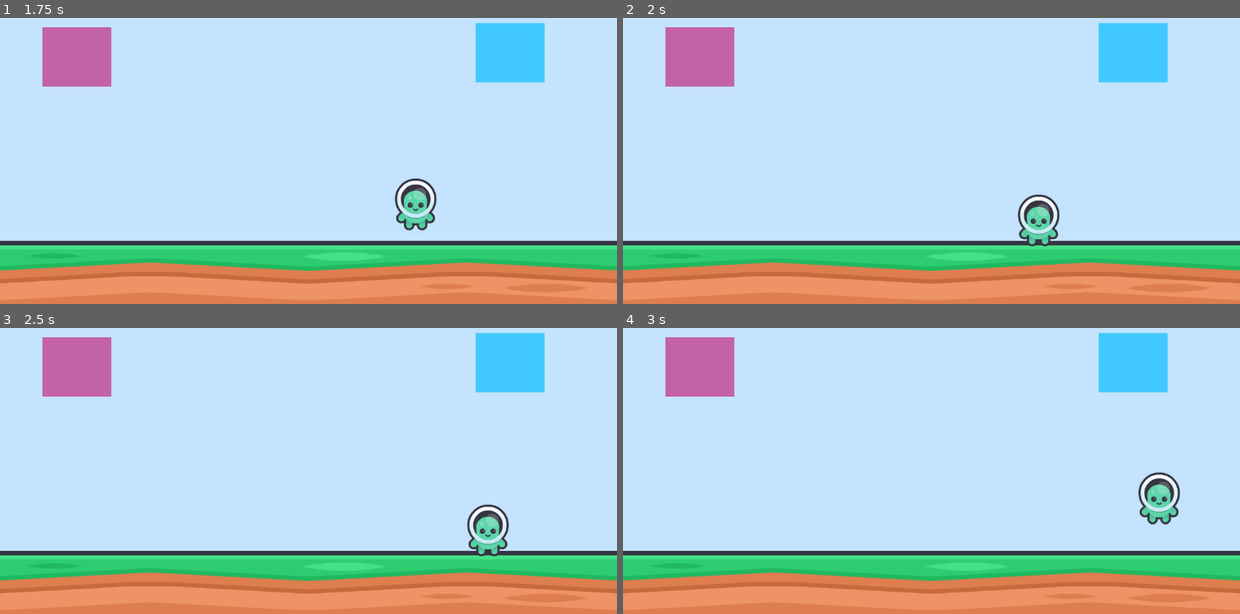
Above: before the commit, frames 1-4 (two rows, left to right).
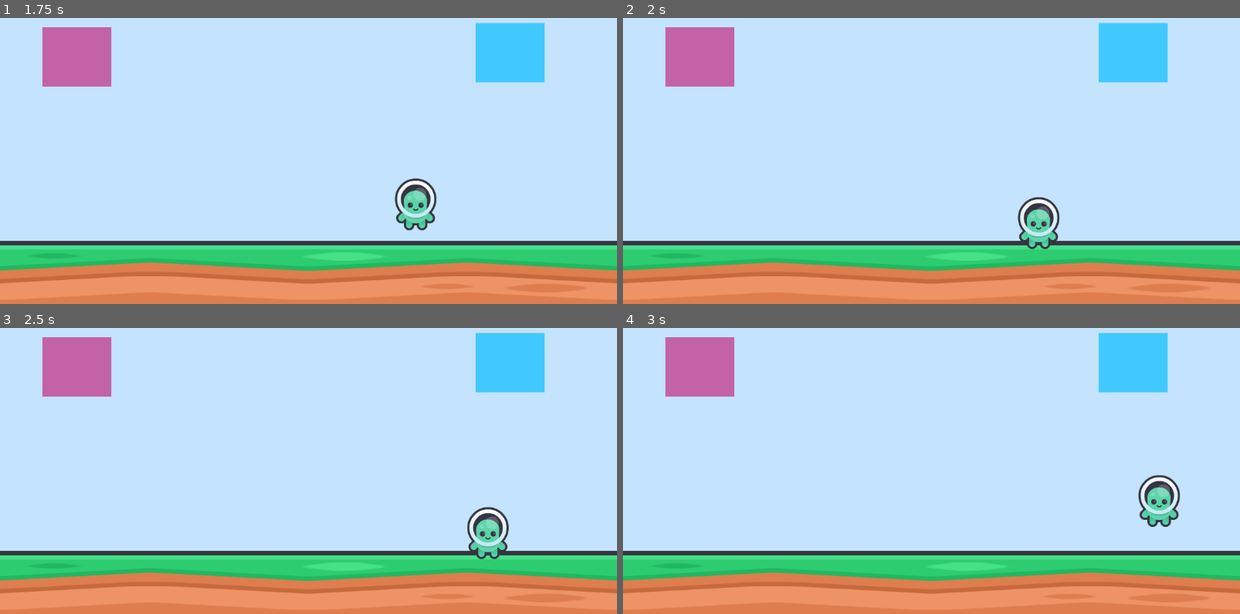
Above: after the commit, the same moments.

Repository: ShayLuan/GameDevTest
Game: Godot game, scene res://Example2World/Scenes/area_2d.tscn
Same seed, same stepped clock (60 frames per second), same inputs: the game is played once before the commit and once after it. This scene is started directly instead of the project's main scene.
Inputs:
- Up to frame 1 (1.75 s): tap Enter (ui_accept) at 0.5, 0.77, 1.52 s; hold Right (ui_right) 0.53-1.28 s; hold Down (ui_down) from 1.28 s (still down)
- Up to frame 2 (2 s): keep holding Down (ui_down)
- Up to frame 3 (2.5 s): release Down (ui_down) at 2.03 s; hold Right (ui_right) from 2.03 s (still down)
- Up to frame 4 (3 s): release Right (ui_right) at 2.78 s; hold Up (ui_up) from 2.78 s (still down)

Frame 1 is identical in both runs. In frame 2, 0.6% of the frame differs, in the area x 63-71%, y 61-81%; in frame 3, 0.6%; in frame 4, 0.7%, in the area x 83-91%, y 50-70%.

Commit message:
changed to world boundary

Diff:
--- a/Signals/signals/Example2World/Scenes/platform.tscn
+++ b/Signals/signals/Example2World/Scenes/platform.tscn
@@ -2,8 +2,8 @@
 
 [ext_resource type="Texture2D" uid="uid://dkv02nuvntkwe" path="res://Assets/terrain_grass_horizontal_middle.png" id="1_xqepn"]
 
-[sub_resource type="RectangleShape2D" id="RectangleShape2D_xqepn"]
-size = Vector2(131.9357, 104)
+[sub_resource type="WorldBoundaryShape2D" id="WorldBoundaryShape2D_xqepn"]
+distance = 55.0
 
 [node name="platform" type="Node2D" unique_id=29777396]
 
@@ -14,6 +14,5 @@
 
 [node name="StaticBody2D" type="StaticBody2D" parent="Sprite2D" unique_id=515361654]
 
-[node name="CollisionShape2D" type="CollisionShape2D" parent="Sprite2D/StaticBody2D" unique_id=98998538]
-position = Vector2(-0.66835785, -8)
-shape = SubResource("RectangleShape2D_xqepn")
+[node name="CollisionShape2D" type="CollisionShape2D" parent="Sprite2D/StaticBody2D" unique_id=1660189709]
+shape = SubResource("WorldBoundaryShape2D_xqepn")
